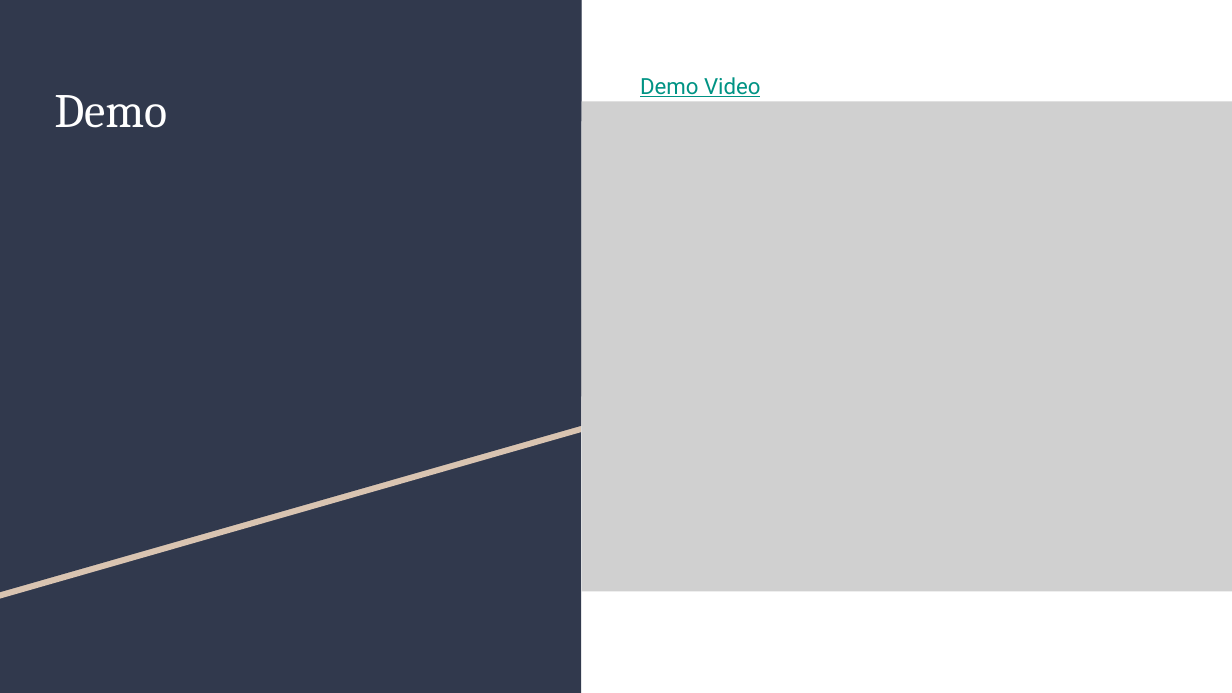
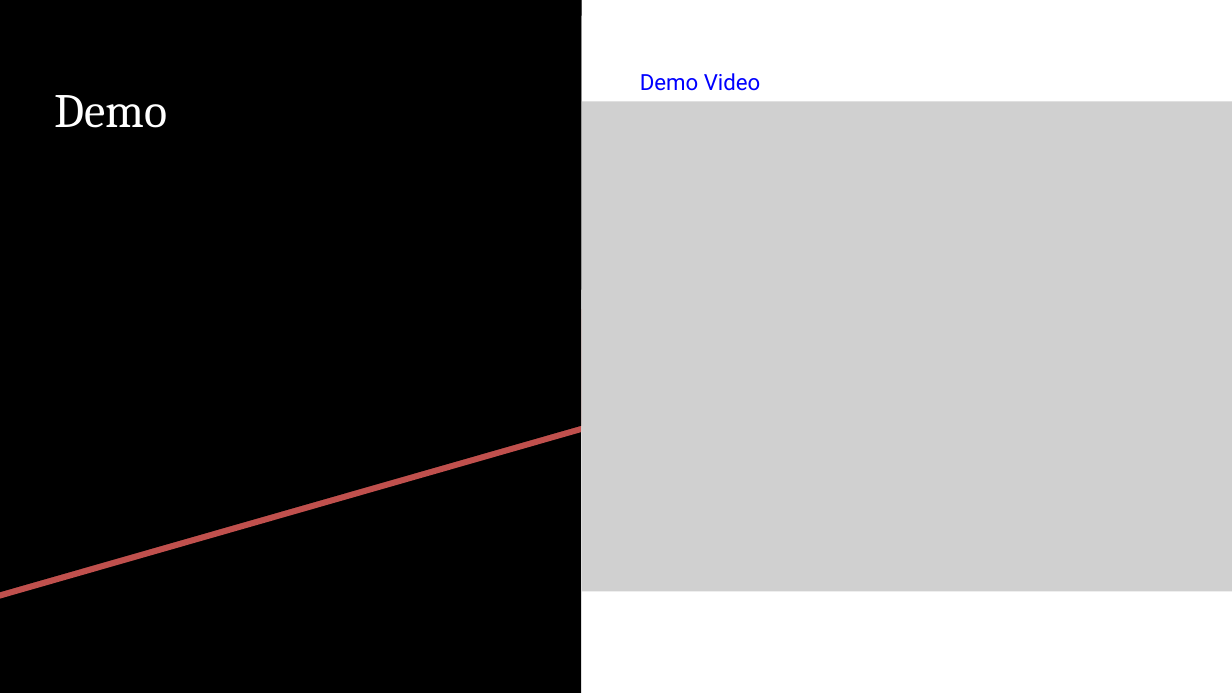
Before and after one commit to anti-dave/Restaurant_Diary, a slide deck: slide 6 of progress/11_16_week2/Progress Week 2.pptx. Drawn at 1232x693 pixels with LibreOffice and Linux fonts; fonts in the diff are those of the drawing; grey boxes stand for pictures. Boxes give left, top, right and bottom in pixels: in the first picture for what was removed or moved away, otherwise in the second. Text is boxed around its words. In the diff, an @@ line names an element or a change of style, - is before the commit and + after.

```diff
--- a/progress/11_16_week2/Progress Week 2.pptx
+++ b/progress/11_16_week2/Progress Week 2.pptx
@@ rectangle at (0,0,582,692): fill #31394D to #000000 @@
@@ freeform shape at (0,0,582,593): fill #31394D to #000000 @@
@@ freeform shape at (0,6,582,599): fill #D9C4B1 to #C0504D @@
@@ text "Demo Video" at (640,73,761,91): text colour #009384 to #0000FF; line spacing 1.15 to 1; less space between paragraphs @@
```
Also in this commit, not shown: 6 other slides changed.
